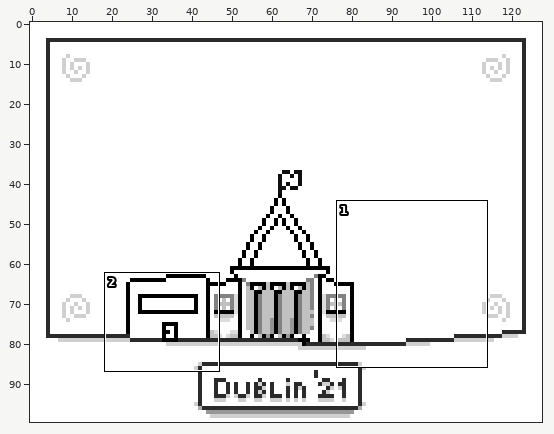
Two states of a pixel-art file, Dublin21.aseprite. Above, an overview of the earlier version with the close-up marked.
Close-up. Earlier state:
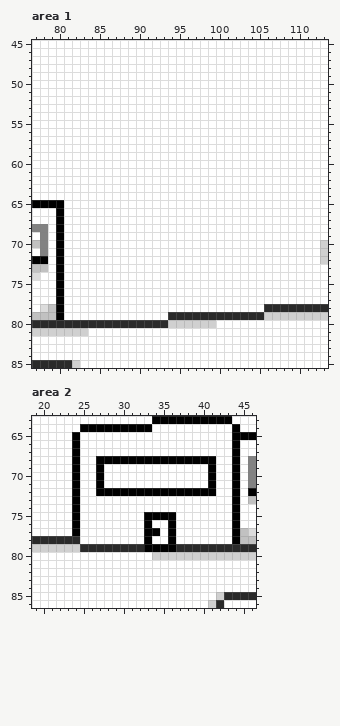
128x100 pixels, 1 frame. Colours within 5 levels of each other are drawn and written as one. Shown: area 1: x 77..113, y 45..85; area 2: x 19..46, y 63..86.
After the commit:
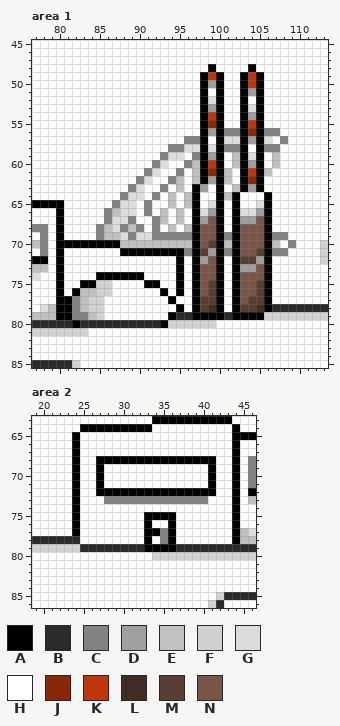
Palette (. is transparent): A #000000  B #2a2a2a  C #828282  D #9f9f9f  E #c1c1c1  F #d0d0d0  G #dcdcdc  H #ffffff  J #8a2709  K #bf360c  L #402d26  M #583e34  N #795548
The edit:
layer "DubBuildingBehind" added
Area 1, layers "DubBuildings", "DubBuildingBehind":
y 48: x 99 H -> A; x 104 H -> A
y 49: x 98..100 HHH -> AKA; x 103..105 HHH -> AKA
y 50: x 98..100 HHH -> ADA; x 103..105 HHH -> AKA
y 51: x 98 H -> A; x 100 H -> A; x 103..105 HHH -> ADA
y 52: x 98..100 HHH -> AGA; x 103 H -> A; x 105 H -> A
y 53: x 98..100 HHH -> ADA; x 103..105 HHH -> AGA
y 54: x 98..100 HHH -> AKA; x 103..105 HHH -> ADA
y 55: x 98..100 HHH -> AJA; x 103..105 HHH -> AKA
y 56: x 98..107 HHHHHHHHHH -> ADACCAJACC
y 57: x 96..98 HHH -> CCA; x 100..106 HHHHHHH -> AGGADAG; x 108 H -> C
y 58: x 94..103 HHHHHHHHHH -> CCGGAGACCA; x 105..107 HHH -> ACC
y 59: x 93..95 HHH -> CGG; x 97..100 HHHH -> CADA; x 102..105 HHHH -> EAGA; x 107 H -> E
y 60: x 92..93 HH -> CG; x 96..100 HHHHH -> CEAKA; x 102..105 HHHH -> EADA; x 107 H -> E
y 61: x 91..92 HH -> CG; x 95 H -> C; x 97..101 HHHHH -> EAJAE; x 103..106 HHHH -> AKAE
y 62: x 90..91 HH -> CG; x 94..95 HH -> CE; x 97..101 HHHHH -> EADAE; x 103..105 HHH -> AJA
y 63: x 89..90 HH -> CG; x 93 H -> C; x 95 H -> E; x 97..98 HH -> AD; x 100 H -> A; x 102..105 HHHH -> EADA
y 64: x 88..90 HHH -> CGG; x 92 H -> C; x 94 H -> E; x 96..97 HH -> EA; x 100..102 HHH -> AEA; x 106 H -> A
y 65: x 87..89 HHH -> CGG; x 91 H -> C; x 94 H -> E; x 96..97 HH -> EA; x 99..100 HH -> GA; x 102 H -> A; x 105..106 HH -> GA
y 66: x 86..89 HHHH -> CEGG; x 91 H -> C; x 93 H -> E; x 95 H -> E; x 97..100 HHHH -> AGDA; x 102..106 HHHHH -> AGGDA
y 67: x 86..89 HHHH -> CGGC; x 92..93 HH -> CE; x 95 H -> E; x 97..100 HHHH -> ADNA; x 102..106 HHHHH -> ADDNA
y 68: x 85..90 HHHHHH -> CEGCEC; x 92 H -> C; x 94 H -> E; x 96..100 HHHHH -> EANNA; x 102..106 HHHHH -> ANNNA
y 69: x 85..108 HHHHHHHHHHHHHHHHHHHHHHHH -> CEEGCGGCCCCCANNACANNNACC
y 70: x 81..107 HHHHHHHHHHHHHHHHHHHHHHHHHHH -> AAAAAAAEEEEEEEEEANMAEANNNAE; x 109 H -> C
y 71: x 88..108 HHHHHHHHHHHHHHHHHHHHH -> AAAAAAAACAMDACANNMACC
y 72: x 95 H -> A; x 97..100 HHHH -> ADNA; x 102..106 HHHHH -> AMMDA
y 73: x 95 H -> A; x 97..100 HHHH -> ANNA; x 102..106 HHHHH -> ADDNA
y 74: x 85..90 HHHHHH -> AAAAAA; x 95 H -> A; x 97..100 HHHH -> ANNA; x 102..106 HHHHH -> ANNNA
y 75: x 83..86 HHHH -> AAFF; x 91..92 HH -> AA; x 95 H -> A; x 97..100 HHHH -> ANMA; x 102..106 HHHHH -> ANNMA
y 76: x 82..86 HHHHH -> AEEFF; x 93 H -> A; x 95 H -> A; x 97..100 HHHH -> ANMA; x 102..106 HHHHH -> ANNMA
y 77: x 81..85 HHHHH -> ACEFF; x 94 H -> A; x 97..100 HHHH -> AMMA; x 102..106 HHHHH -> ANMMA
y 78: x 81..85 HHHHH -> ACEFF; x 95 H -> A; x 97..100 HHHH -> AMLA; x 102..106 HHHHB -> AMMLA
y 79: x 81..85 HHHHH -> ACCEF; x 94 B -> A; x 97..100 BBBB -> AAAA; x 102..105 BBBB -> AAAA
y 80: x 82 B -> A; x 93 B -> A
Area 2, layer "DubBuildings":
y 73: x 28..40 HHHHHHHHHHHHH -> CCCCCCCCCCCCC
y 77..78: x 35 H -> C
Changed places in both close-ups, as pixel boxes (x1, y1, x2, y2):
changed: (64, 64, 296, 328)
changed: (104, 496, 208, 544)
